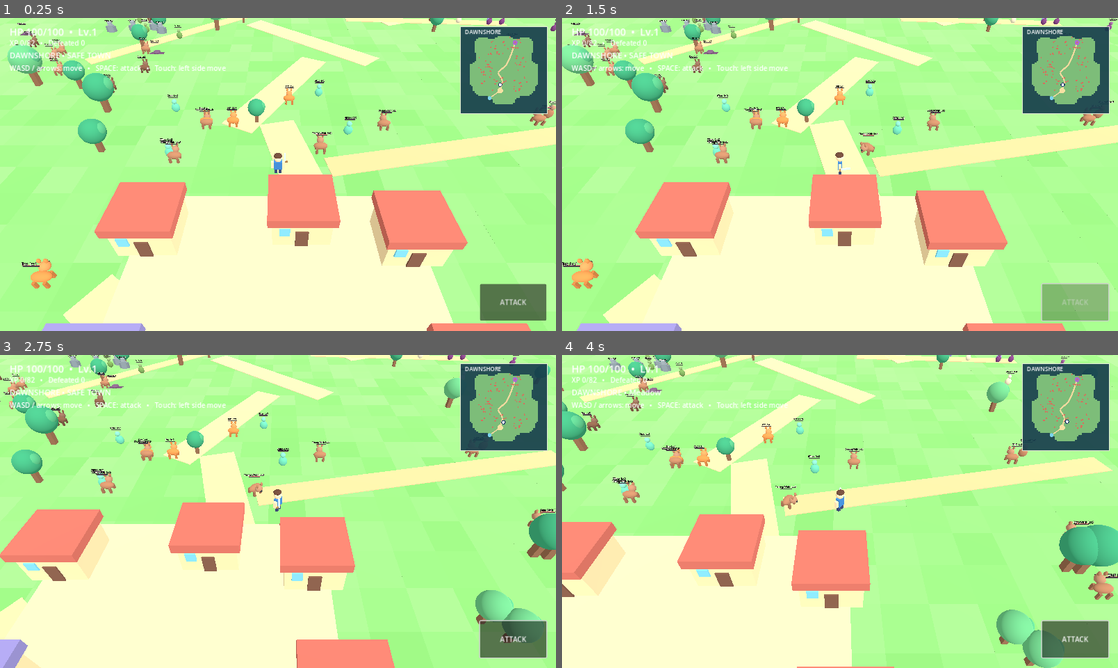
Above: before the commit, frames 1-4 (two rows, left to right).
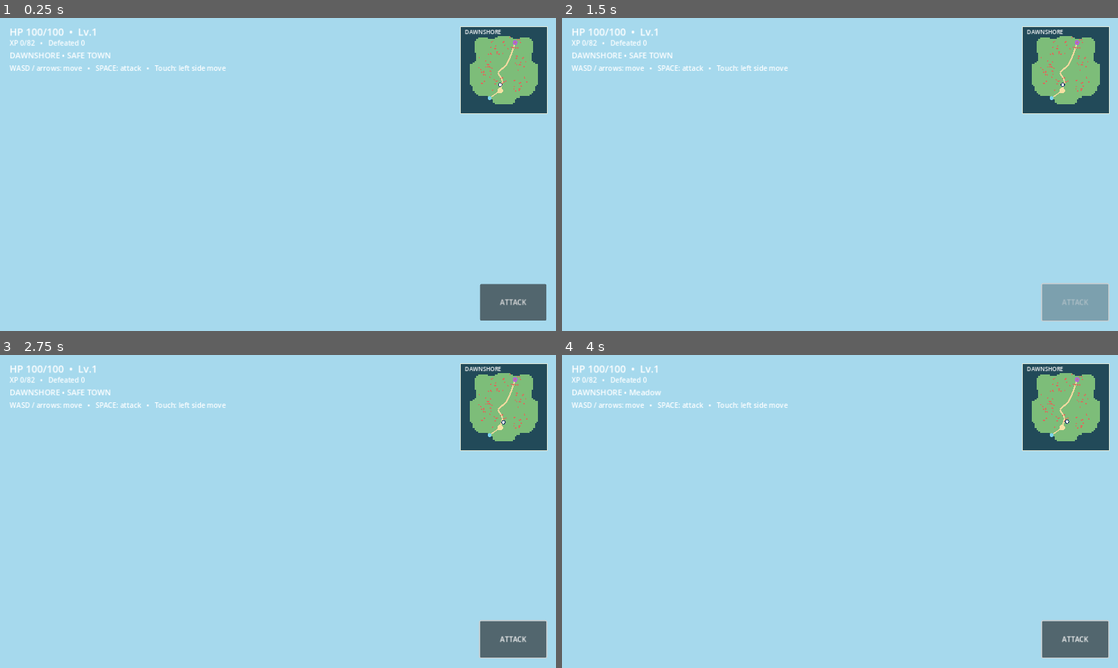
Above: after the commit, the same moments.

Repository: j49907660-stack/Pocket-Realms
Game: Godot game, scene res://scenes/world.tscn
Same seed, same stepped clock (60 frames per second), same inputs: the game is played once before the commit and once after it.
Inputs (mouse positions are in pixels of both pictures, inside the frame that each line leads up to):
- Up to frame 1 (0.25 s): no input
- Up to frame 2 (1.5 s): click "ATTACK" at 0.5 s; tap Enter at 1.25 s; move the mouse to (962, 158) at 1.27 s; hold Right (ui_right) from 1.28 s (still down); click (962, 158) at 1.42 s
- Up to frame 3 (2.75 s): tap Space at 1.52 s; release Right (ui_right) at 2 s; drag from (166, 527) to (250, 574) at 2.02 s
- Up to frame 4 (4 s): move the mouse to (895, 442) at 2.77 s; hold Right (ui_right) 2.78-3.5 s; drag from (812, 574) to (673, 464) at 3.52 s

The runs differ from the first frame. In frame 1, 95% of the frame differs, in the area x 0-100%, y 0-100%; in frame 2, 95%; in frame 3, 95%; in frame 4, 95%.

Commit message:
Update world.gd

Diff:
--- a/scripts/world.gd
+++ b/scripts/world.gd
@@ -173,7 +173,7 @@
 	_spawn_monster("Ash Guardian", 20, Vector3(DUNGEON.x, 0.1, DUNGEON.y), true)
 	var camera := Camera3D.new()
 	camera.position = Vector3(0, 23, 25)
-	camera.rotation_degrees = Vector3(-43, 0, 0)
+	camera.rotation_degrees = Vector3(43, 0, 0)
 	camera.current = true
 	camera.fov = 53.0
 	player.add_child(camera)
